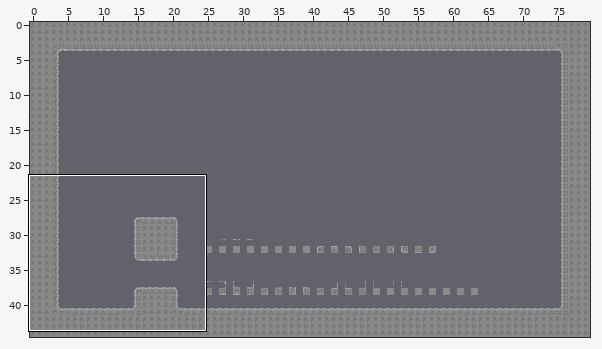
Level history. Tiled map: assets_src/test.tmx. The first picture is a wide view before the edit; the outline marks the close-up.
Close-up. As it was:
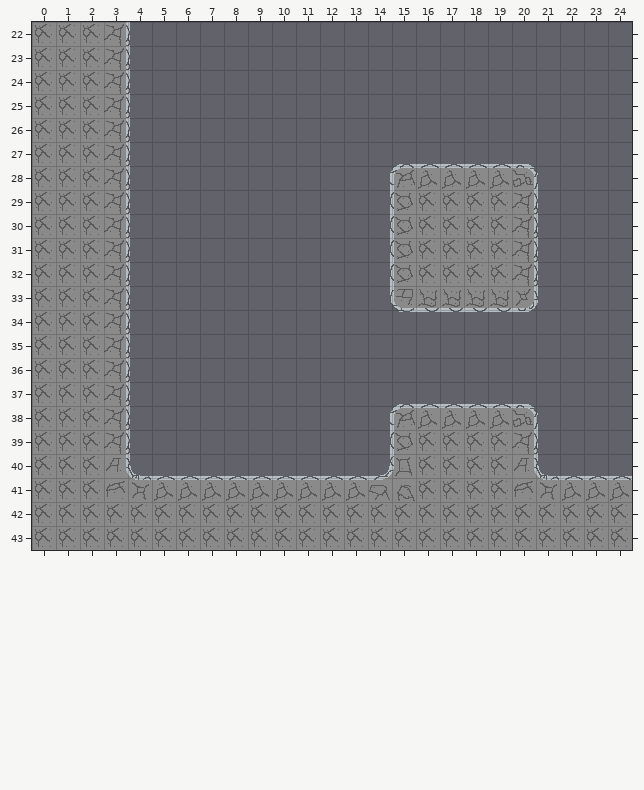
Cells are 24x24 px. Shown: x 0..24, y 22..43.
The result:
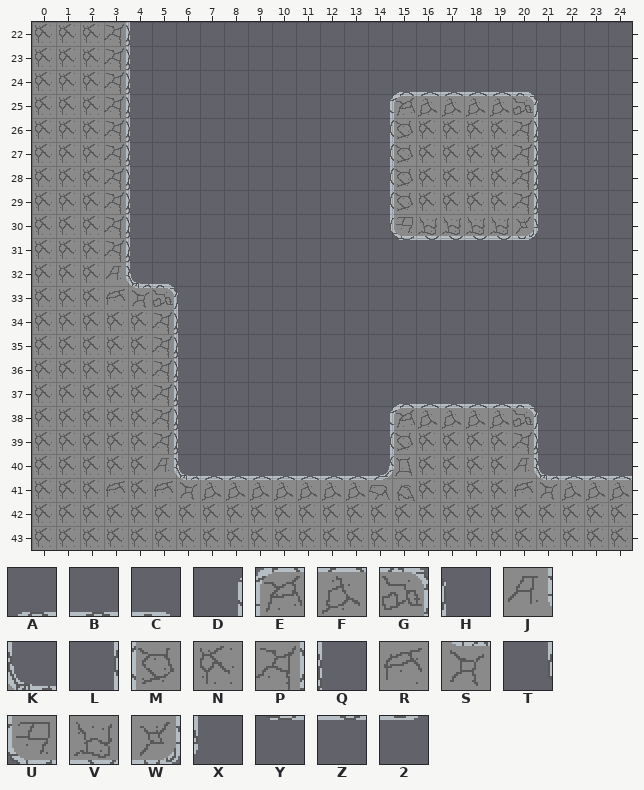
Key: from "test": A 5, B 6, C 7, D 20, E 21, F 22, G 23, H 24, J 32, K 33, L 36, M 37, N 38, P 39, Q 40, R 48, S 49, T 52, U 53, V 54, W 55, X 56, Y 69, Z 70, 2 71.
_ is an empty cell.
Change:
Layer "Tile Layer 1":
Tile P becomes tile 2 in row 31 at x 20.
The author put tile A in row 24 at x 15.
The author put tile B in row 24 at x 16 to 19.
The author put tile C in row 24 at x 20; in row 32 at x 5.
The author put tile D in row 25 at x 14.
The author put tile E in row 25 at x 15.
The author put tile F in row 25 at x 16 to 19.
The author put tile G in row 25 at x 20; in row 33 at x 5.
The author put tile H in row 25 at x 21; in row 33 at x 6.
Tile B becomes tile J in row 40 at x 5.
Tile P becomes tile J in row 32 at x 3.
Tile B becomes tile K in row 40 at x 6.
Tile Q becomes tile K in row 32 at x 4.
Tile D becomes tile L in row 28 at x 14.
The author put tile L in rows 26 to 27 at x 14.
Tile A becomes tile M in row 27 at x 15.
Tile E becomes tile M in row 28 at x 15.
The author put tile M in row 26 at x 15.
Tile B becomes tile N in row 27 at x 16 to 19.
Tile F becomes tile N in row 28 at x 16 to 19.
Tile J becomes tile N in row 40 at x 3.
Tile K becomes tile N in row 40 at x 4.
Tile P becomes tile N in rows 34 to 39 at x 3.
Tile Q becomes tile N in rows 34 to 39 at x 4.
Tile S becomes tile N in row 41 at x 4.
The author put tile N in row 26 at x 16 to 19.
Tile C becomes tile P in row 27 at x 20.
Tile G becomes tile P in row 28 at x 20.
The author put tile P in row 26 at x 20; in rows 34 to 39 at x 5.
Tile H becomes tile Q in row 28 at x 21.
The author put tile Q in rows 26 to 27 at x 21; in rows 34 to 39 at x 6.
Tile F becomes tile R in row 41 at x 5.
Tile P becomes tile R in row 33 at x 3.
Tile F becomes tile S in row 41 at x 6.
Tile Q becomes tile S in row 33 at x 4.
Tile L becomes tile T in row 30 at x 14.
Tile M becomes tile U in row 30 at x 15.
Tile N becomes tile V in row 30 at x 16 to 19.
Tile P becomes tile W in row 30 at x 20.
Tile Q becomes tile X in row 30 at x 21.
Tile M becomes tile Y in row 31 at x 15.
Tile N becomes tile Z in row 31 at x 16 to 19.
The edit erases tile 2 in row 34 at x 20.
The edit erases tile L in rows 31 to 32 at x 14.
The edit erases tile M in row 32 at x 15.
The edit erases tile N in row 32 at x 16 to 19.
The edit erases tile P in row 32 at x 20.
The edit erases tile Q in rows 31 to 32 at x 21.
The edit erases tile T in row 33 at x 14.
The edit erases tile U in row 33 at x 15.
The edit erases tile V in row 33 at x 16 to 19.
The edit erases tile W in row 33 at x 20.
The edit erases tile X in row 33 at x 21.
The edit erases tile Y in row 34 at x 15.
The edit erases tile Z in row 34 at x 16 to 19.
Boxes around the changes in both close-ups, in picture pixels (x1, y1, x2, y2):
changed: (390, 92, 538, 190)
changed: (390, 216, 538, 312)
changed: (104, 264, 199, 501)
